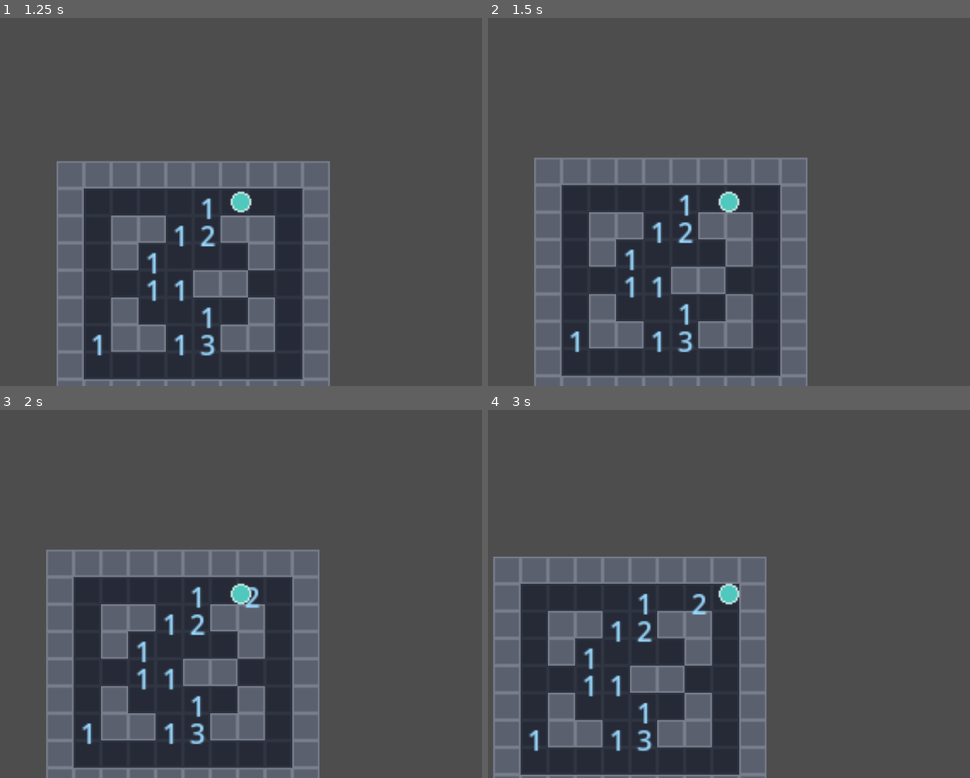
Above: before the commit, frames 1-4 (two rows, left to right).
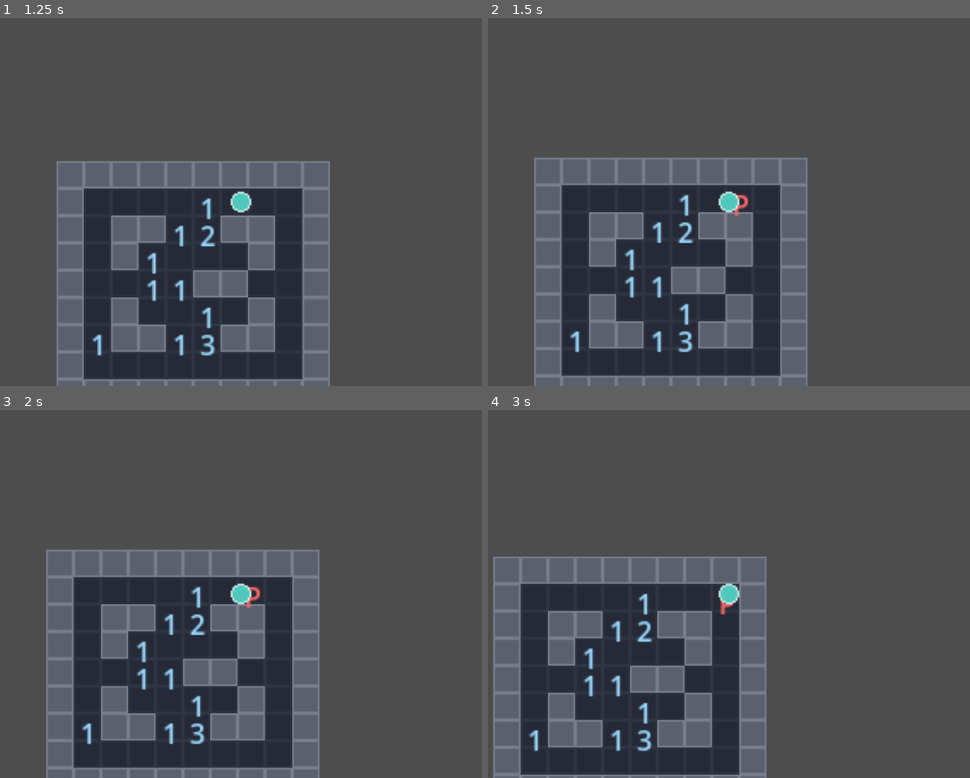
Above: after the commit, the same moments.

Repository: MayraSRS04/Darkfield
Game: Godot game, scene res://scenes/01_juego.tscn
Two runs of this game, one before a commit and one after it. Both use one fixed random seed, a clock stepped at 60 frames per second and the inputs below. This scene is started directly instead of the project's main scene.
Inputs:
- Up to frame 1 (1.25 s): tap Enter at 0.5 s; hold Right (ui_right) from 0.53 s (still down); tap F at 0.6 s; tap Space at 0.77 s
- Up to frame 2 (1.5 s): release Right (ui_right) at 1.28 s; hold Down (ui_down) from 1.28 s (still down); tap F at 1.35 s
- Up to frame 3 (2 s): keep holding Down (ui_down); tap Space at 1.52 s
- Up to frame 4 (3 s): tap Space at 2 s; release Down (ui_down) at 2.03 s; hold Right (ui_right) 2.03-2.78 s; tap F at 2.1, 2.85 s; tap Enter at 2.75 s; hold Up (ui_up) from 2.78 s (still down)

Frame 1 is identical in both runs. In frame 2, less than 0.1% of the frame differs, in the area x 50-55%, y 47-54%; in frame 3, 0.1%; in frame 4, 0.2%, in the area x 42-52%, y 49-56%.

Commit message:
abanderando casillas y conteo de minas y condicion de victoria

Diff:
--- a/actors/jugador.gd
+++ b/actors/jugador.gd
@@ -1,7 +1,7 @@
 extends CharacterBody2D
 
 signal solicito_revelar
-
+signal solicito_abanderar
 
 func _physics_process(_delta: float) -> void:
 	var direccion := Input.get_vector("ui_left", "ui_right", "ui_up", "ui_down")
@@ -13,3 +13,5 @@
 	if event is InputEventKey and event.pressed and not event.echo:
 		if event.keycode == KEY_SPACE:
 			solicito_revelar.emit()
+		elif event.keycode == KEY_F:
+			solicito_abanderar.emit()
--- a/scenes/juego.gd
+++ b/scenes/juego.gd
@@ -36,13 +36,14 @@
 
 	jugador.position = suelo.map_to_local(Vector2i(1, 1))
 	jugador.solicito_revelar.connect(_on_solicito_revelar)
+	jugador.solicito_abanderar.connect(_on_solicito_abanderar)
 
 	tablero.revelar(1, 1)
 	#_forzar_revelar_fila(4)
 	#tablero.abanderar(7, 4)
 
 	_dibujar_overlay()
-
+	GameManager.actualizar_minas_restantes(tablero.minas_sin_abanderar())
 
 func _pintar_mapa() -> void:
 	for fila in range(mapa.filas):
@@ -112,3 +113,19 @@
 	muerto = true
 	GameManager.morir()
 	print("MUERTE: pisaste o revelaste una mina")
+
+func _on_solicito_abanderar() -> void:
+	if muerto:
+		return
+	var c := _celda_del_jugador()
+	tablero.abanderar(c.x, c.y)
+	_dibujar_overlay()
+	GameManager.actualizar_minas_restantes(tablero.minas_sin_abanderar())
+	if tablero.es_victoria():
+		_ganar()
+
+
+func _ganar() -> void:
+	muerto = true
+	GameManager.nivel_ganado()
+	print("VICTORIA: abanderaste todas las minas")
